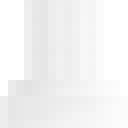
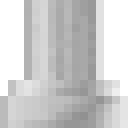
Revision of a layered 128 x 128 image; what changed, layer by layer:
painted on "Background copy #1" over [0, 0, 128, 128]
